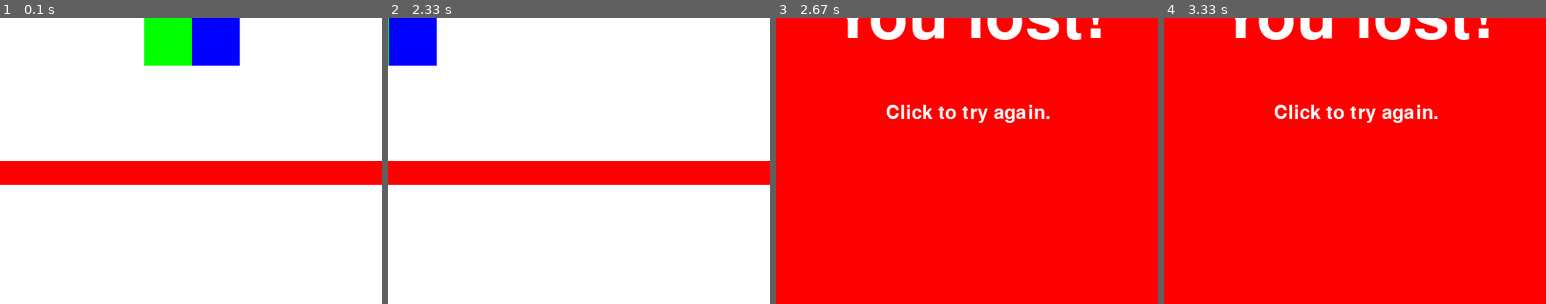
Above: before the commit, frames 1-4 (left to right).
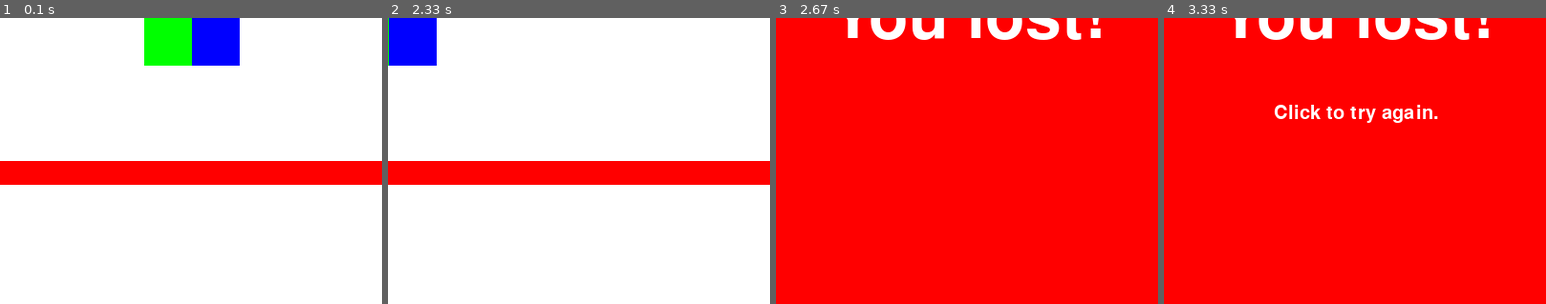
Above: after the commit, the same moments.

Repository: WCI-Computer-Science/pygame
Game: pygame game, started from main.py
Same seed, same stepped clock (60 frames per second), same inputs: the game is played once before the commit and once after it.
Inputs (mouse positions are % of the whole screen's width and height, from its top left):
- Up to frame 1 (0.1 s): no input
- Up to frame 2 (2.33 s): hold D 0.33-0.8 s; click "Click to try again." at 1.72 s; hold A from 2 s (still down); move the mouse to (26, 51) at 2.03 s
- Up to frame 3 (2.67 s): release A at 2.53 s
- Up to frame 4 (3.33 s): no input
The pictures show only the part of the screen within x 25-75%, y 50-100%; the shares and areas given below are measured in that part.

Frames 1-2 are identical in both runs. In frame 3, 1.0% of the frame differs, in the area x 28-72%, y 30-37%; in frame 4, nothing differs.

Commit message:
Add win screen and change how messagescreen setup works

Diff:
--- a/main.py
+++ b/main.py
@@ -92,28 +92,35 @@
         pygame.draw.circle(screen, (0, 255, 0), self.center, self.radius)
 
 class MessageScreen():
-    def __init__(self, screenwidth, screenheight, win=False):
+    def __init__(self, screenwidth, screenheight):
         self.c = 0
-        self.win = win
+        self.win = False
         self.backgroundrect = pygame.Rect((0, 0), (screenwidth, screenheight))
-        font = pygame.font.Font(None, 100)
-        self.text = font.render("You lost!", True, (255, 255, 255)) if not win else font.render("You passed the level!", True, (255, 255, 255))
-        self.textrect = self.text.get_rect()
-        self.textrect.center = (screenwidth/2, screenheight/2)
+        self.font = pygame.font.Font(None, 100)
         self.canclick = False
-        clickfont = pygame.font.Font(None, 30)
-        self.clicktext = clickfont.render("Click to try again.", True, (255, 255, 255)) if not win else clickfont.render("Click to move on.", True, (255, 255, 255))
-        self.clicktextrect = self.clicktext.get_rect()
-        self.clicktextrect.center = (screenwidth/2, screenheight/2+100)
+        self.clickfont = pygame.font.Font(None, 30)
+        self.screenwidth = screenwidth
+        self.screenheight = screenheight
+
 
     def draw(self, screen):
+
+        text = self.font.render("You lost!", True, (255, 255, 255)) if not self.win else self.font.render("You passed the level!", True, (255, 255, 255))
+        textrect = text.get_rect()
+        textrect.center = (self.screenwidth/2, self.screenheight/2)
+
         pygame.draw.rect(screen, (255, 0, 0) if not self.win else (0, 255, 0), self.backgroundrect)
-        screen.blit(self.text, self.textrect)
+        screen.blit(text, textrect)
         if self.canclick:
-            screen.blit(self.clicktext, self.clicktextrect)
+            clicktext = self.clickfont.render("Click to try again.", True, (255, 255, 255)) if not self.win else self.clickfont.render("Click to move on.", True, (255, 255, 255))
+            clicktextrect = clicktext.get_rect()
+            clicktextrect.center = (self.screenwidth/2, self.screenheight/2+100)
+            screen.blit(clicktext, clicktextrect)
 
-    def update(self, reset=False):
+    def update(self, win=False, reset=False):
         if reset:
+            self.win = win
+            self.canclick = False
             self.c = 0
         else:
             self.c += 1
@@ -134,8 +141,7 @@
 wins = pygame.sprite.Group()
 wins.add(WinShape(50, 50, 25))
 
-losescreen = MessageScreen(WIDTH, HEIGHT)
-winscreen = MessageScreen(WIDTH, HEIGHT, win=True)
+messagescreen = MessageScreen(WIDTH, HEIGHT)
 
 clock = pygame.time.Clock()
 
@@ -152,8 +158,11 @@
             rects.setpos(pos[0], pos[1], safe=True, colliders=walls)
         if event.type == USEREVENT:
             if event.code == "LOSE":
-                gamelevel = losescreen.update(reset=True)
-                losescreen.draw(screen)
+                gamelevel = messagescreen.update(reset=True)
+                messagescreen.draw(screen)
+            elif event.code == "WIN":
+                gamelevel = messagescreen.update(win=True, reset=True)
+                messagescreen.draw(screen)
 
     if prevgamelevel != gamelevel:
         prevgamelevel = gamelevel
@@ -164,6 +173,9 @@
         if rects.checkcollision(walls):
             loseevent = pygame.event.Event(USEREVENT, code="LOSE")
             pygame.event.post(loseevent)
+        if rects.checkcollision(wins):
+            winevent = pygame.event.Event(USEREVENT, code="WIN")
+            pygame.event.post(winevent)
         rects.draw(screen)
         for sprite in walls:
             sprite.draw(screen)
@@ -171,6 +183,6 @@
             sprite.draw(screen)
 
     else:
-        gamelevel = losescreen.update()
-        losescreen.draw(screen)
+        gamelevel = messagescreen.update()
+        messagescreen.draw(screen)
     pygame.display.update()
